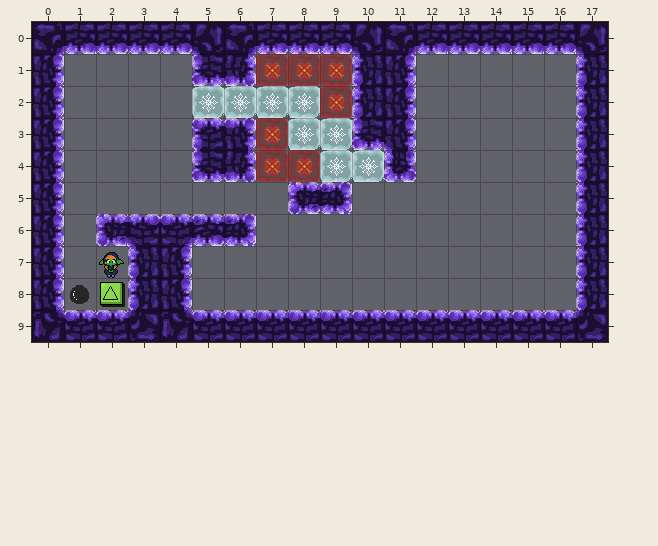
Tiled map -- maps/gelo-hard.tmx. Above: the version before the commit.
Cells are 32x32 px. Shown: x 0..17, y 0..9.
After:
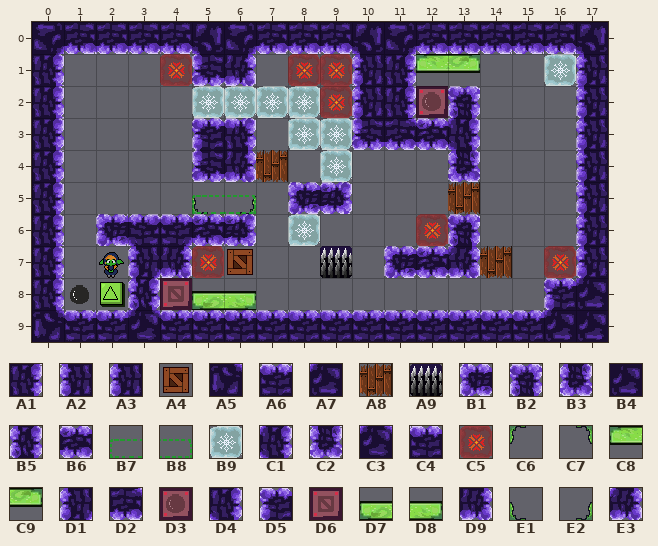
Key: from "Tileset_Oficial_V2": A1 81, A2 85, A3 114, A4 146, A5 168, A6 171, A7 172, A8 204, A9 208, B1 253, B2 257, B3 259, B4 311, B5 315, B6 317, B7 358, B8 360, B9 378, C1 393, C2 399, C3 403, C4 404, C5 408, C6 441, C7 443, C8 470, C9 472, D1 487, D2 488, D3 523, D4 541, D5 548, D6 553, D7 562, D8 564, D9 578, E1 591, E2 593, E3 603.
__ is an empty cell.
See-through tiles are keyed as they look on the map.
Log entry: New level probably finished
What changed:
Layer "Tile Layer 1":
The edit turns tile A5 into tile A6 in row 9 at x 4.
The edit turns tile A3 into tile A7 in row 8 at x 17.
The edit turns tile C4 into tile A7 in row 9 at x 16.
There is now tile B1 in row 7 at x 11.
There is now tile B2 in row 2 at x 13; in row 6 at x 13.
There is now tile B3 in row 4 at x 13.
The edit turns tile A7 into tile B4 in row 9 at x 17.
The edit turns tile A3 into tile B5 in row 8 at x 3.
There is now tile B6 in row 3 at x 12; in row 7 at x 12.
There is now tile C1 in row 3 at x 13.
The edit turns tile A7 into tile C3 in row 9 at x 3.
The edit turns tile A2 into tile D1 in row 7 at x 3.
The edit turns tile D4 into tile D2 in row 3 at x 11.
There is now tile D5 in row 8 at x 16.
The edit turns tile A1 into tile D9 in row 7 at x 4.
There is now tile E3 in row 7 at x 13.
Tile A1 is gone in row 8 at x 4.
Tile C2 is gone in row 4 at x 11.
Layer "dec":
There is now tile C6 in row 1 at x 12.
There is now tile C7 in row 1 at x 13.
There is now tile E1 in row 5 at x 5; in row 8 at x 5.
There is now tile E2 in row 5 at x 6; in row 8 at x 6.
Layer "obj":
There is now tile A4 in row 7 at x 6.
The edit turns tile C5 into tile A8 in row 4 at x 7.
There is now tile A8 in row 5 at x 13; in row 7 at x 14.
There is now tile A9 in row 7 at x 9.
There is now tile B7 in row 5 at x 5.
There is now tile B8 in row 5 at x 6.
There is now tile B9 in row 1 at x 16; in row 6 at x 8.
There is now tile C5 in row 1 at x 4; in row 6 at x 12; in row 7 at x 5 and 16.
There is now tile C8 in row 1 at x 12.
There is now tile C9 in row 1 at x 13.
There is now tile D3 in row 2 at x 12.
There is now tile D6 in row 8 at x 4.
There is now tile D7 in row 8 at x 5.
There is now tile D8 in row 8 at x 6.
Tile B9 is gone in row 4 at x 10.
Tile C5 is gone in row 1 at x 7; in row 3 at x 7; in row 4 at x 8.
Where, in picture pixels (left, top, right, bottom), the same in both pictures:
added: (160, 54, 192, 86)
removed: (256, 54, 288, 86)
changed: (352, 54, 512, 278)
added: (544, 54, 576, 86)
changed: (192, 118, 320, 214)
added: (288, 214, 352, 278)
changed: (128, 246, 256, 341)
changed: (544, 246, 607, 341)
